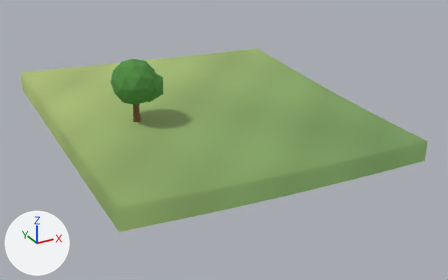
The glTF model client/public/models/chunks/-2_-2.glb as it was, and as the next commit left it.
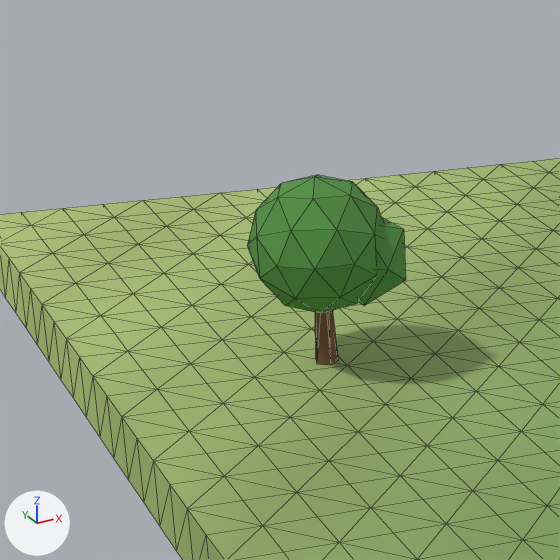
Old and new are each drawn whole from a 50 mm camera at (-71.78, -6.98, 23.21) aimed at (-44.54, 42.56, -1.56) and again close up on the part from 6% to 48% of the width and 0% to 67% of the height. Lighting does not change. The marker at lower left points along +X, +Y and +Z. The first two pictures are the older version. The close-ups show mesh edges as thin lines. Vertices at exactly the same position are counted once.

Names of what the first close-up shows: 'scenery', 'terrain'.
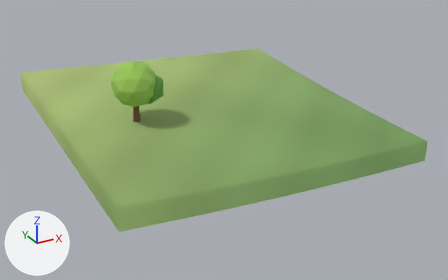
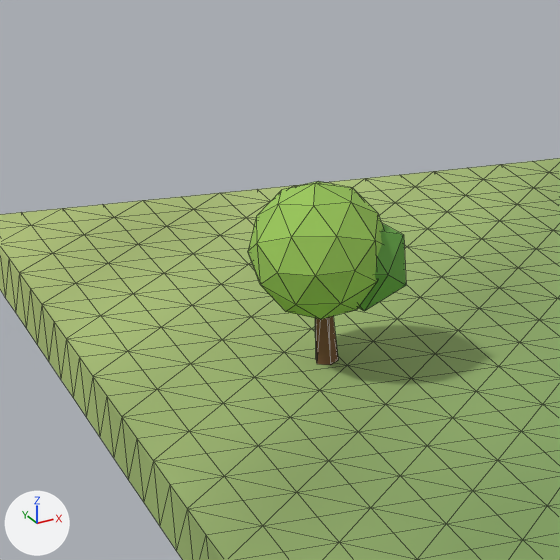
Boxes [x1, y1, x2, y2] around the edits, measured in the close-ups (560 x 560 px; the box of a moved part takes in the faces that stretch with it):
'scenery', reshaped, recoloured
    before: [247, 175, 406, 365]
    after: [248, 181, 406, 365]
part 1 of me_scenery, moved or reshaped
    before: [247, 175, 383, 313]
    after: [248, 181, 383, 319]
part 2 of me_scenery, moved or reshaped
    before: [358, 218, 406, 306]
    after: [359, 223, 406, 311]
part 3 of me_scenery, moved or reshaped
    before: [315, 310, 338, 365]
    after: [315, 316, 338, 365]
part 4 of me_scenery, recoloured (lighter)
    both: [249, 181, 406, 313]

What changed in the scene script:
```text
Change me_scenery:
    used by ob_scenery; location = (0.0, 0.0, 0.0)
    before: 0 (-53.0, 43.78, 4.66), 2 (-52.79, 43.93, 4.66), 4 (-52.87, 44.18, 4.66), 6 (-53.13, 44.18, 4.66), 8 (-53.21, 43.93, 4.66)
    before: 10 (-53.0, 44.0, 4.66)
    remove me_scenery.from_pydata(...)  # 66 vertices, 120 faces; spans x -55.08..-50.54, y 41.67..46.33, z 1.61..7.55
    add me_scenery.from_pydata(...)  # 66 vertices, 120 faces; spans x -55.08..-50.54, y 41.67..46.33, z 1.61..7.35
    me_scenery part 1: the loose piece of 42 vertices spanning x -55.08..-50.92, y 41.67..46.33, z 3.35..7.55 is moved by (0.0, 0.0, -0.2)
    me_scenery part 2: the loose piece of 12 vertices spanning x -53.06..-50.54, y 41.97..45.03, z 3.68..6.32 is moved by (0.0, 0.0, -0.18)
    me_scenery part 3
    add for i in [0, 2, 4, 6, 8, 10]: me_scenery.vertices[i].co += Vector((0.0, 0.0, -0.16))
    me_scenery part 4: 100 faces centred in x -55.04..-50.6, y 41.81..46.19, z 3.58..7.31 are repainted in the vertex colours; the middle colour goes from green #518e42 to green #99c559
```
